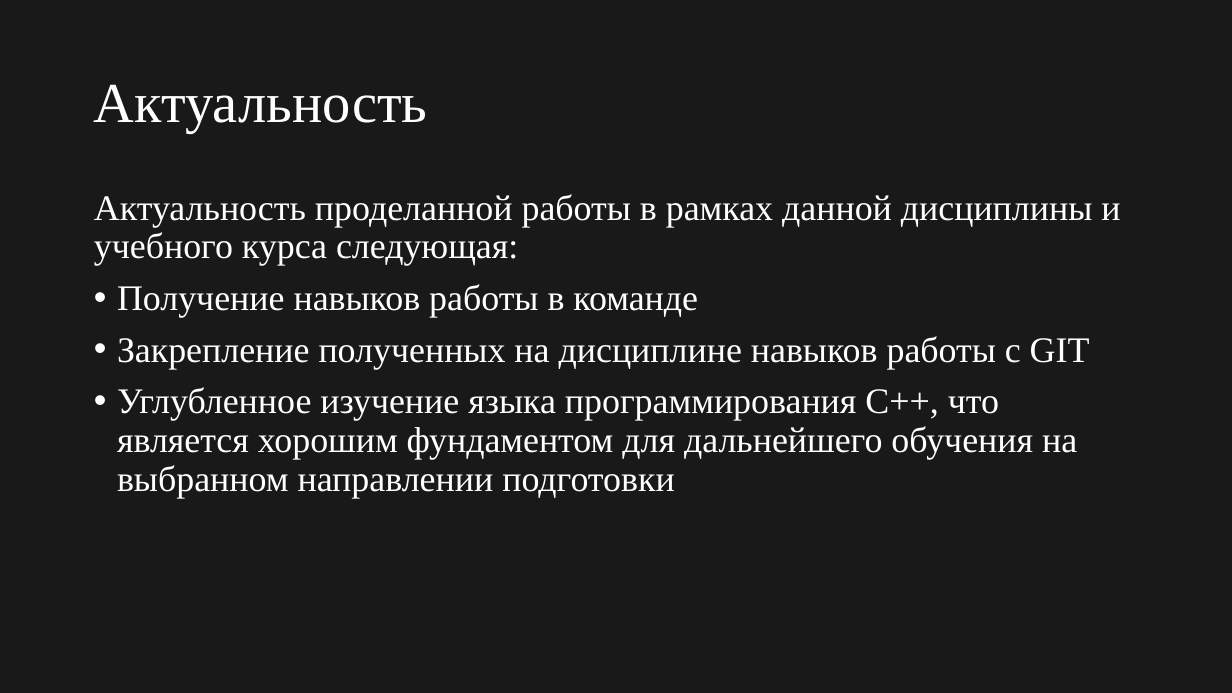
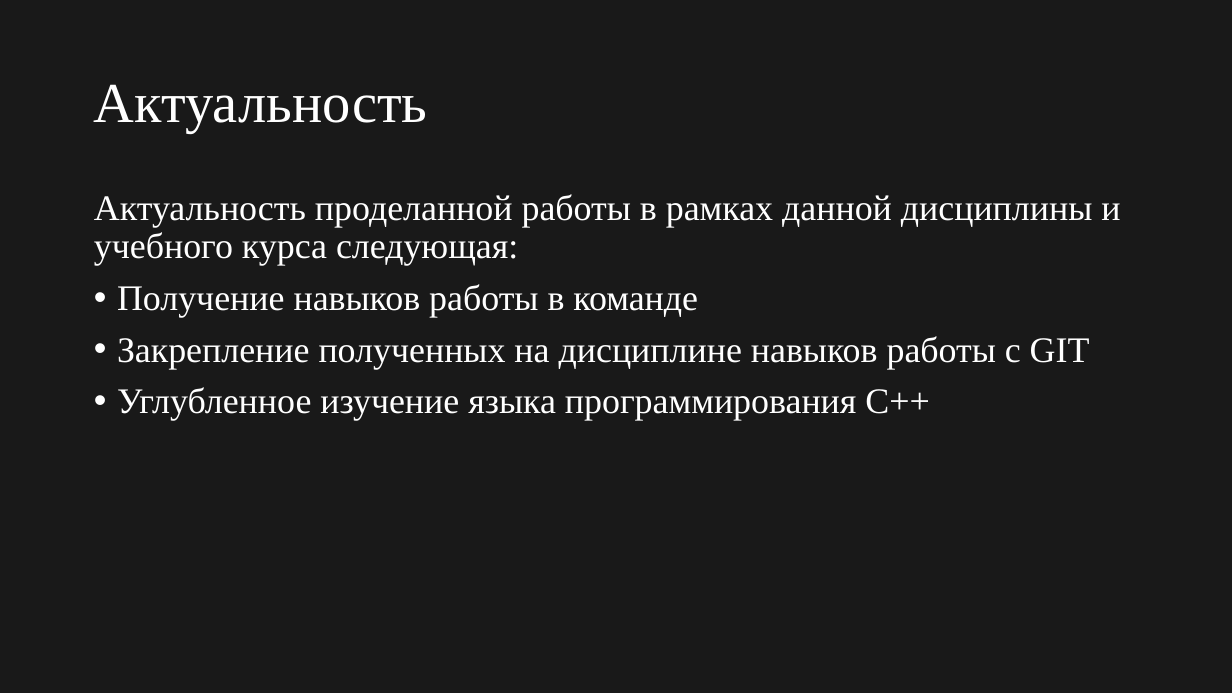
Before and after one commit to 12PAIN/SnakeIt, a slide deck: slide 3 of Report/Presentation.pptx. Drawn at 1232x693 pixels with LibreOffice and Linux fonts; fonts in the diff are those of the drawing. Boxes give left, top, right and bottom in pixels: in the first picture for what was removed or moved away, otherwise in the second. Text is boxed around its words. In the diff, an @@ line names an element or a change of style, - is before the commit and + after.

```diff
--- a/Report/Presentation.pptx
+++ b/Report/Presentation.pptx
@@ text at <box>117,387,929,421</box>: text changed @@
-• Углубленное изучение языка программирования С++, что является хорошим фундаментом для дальнейшего обучения на выбранном направлении подготовки
+• Углубленное изучение языка программирования С++
```
Also in this commit, not shown: 3 other slides changed, 3 slides added, 1 slide removed, 1 other file.
